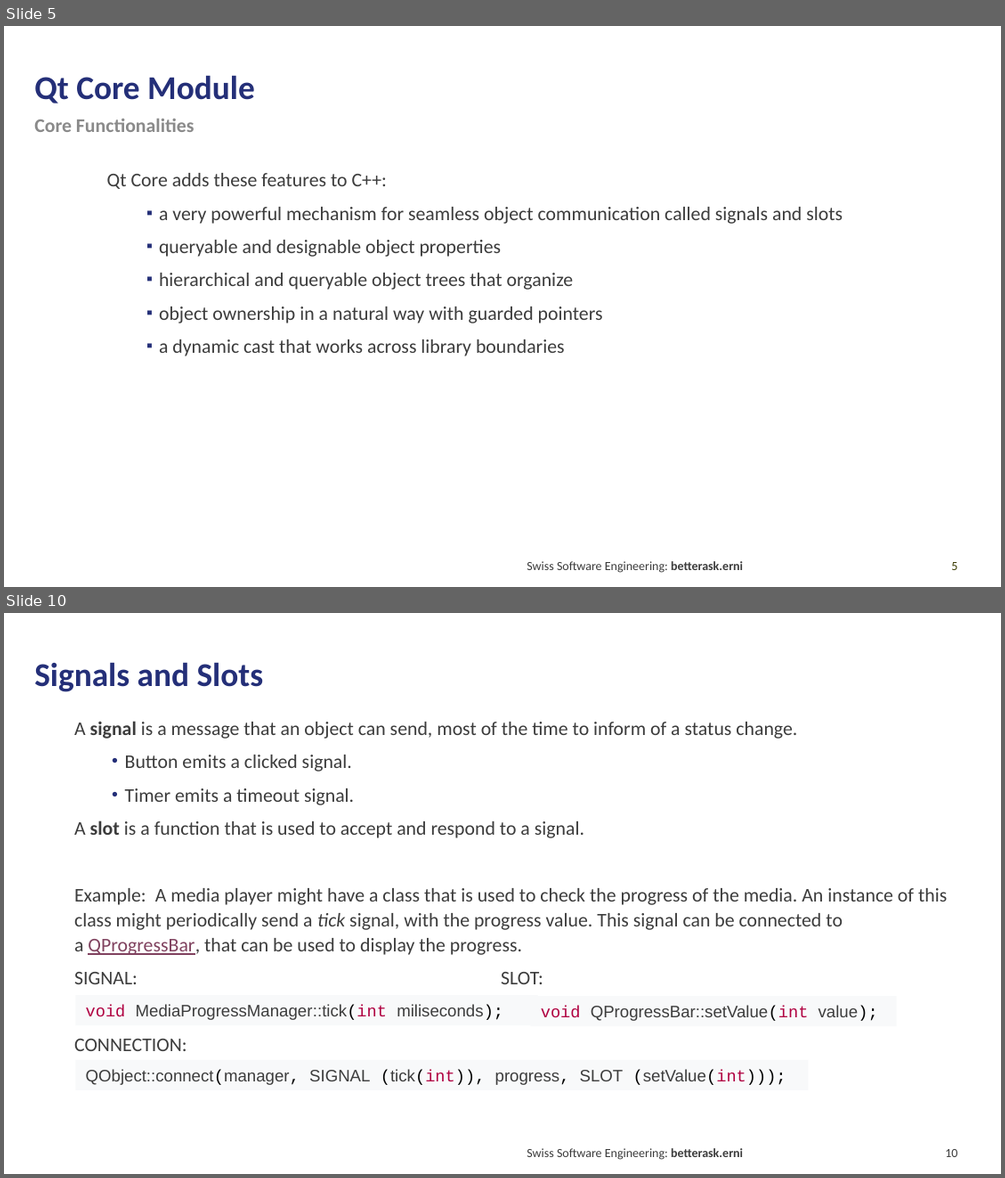
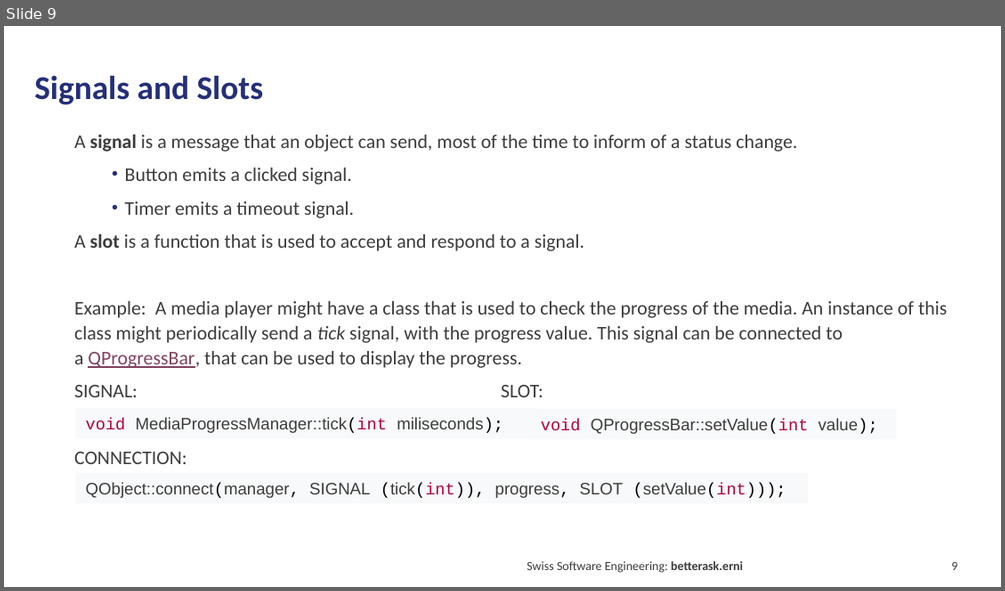
Before and after one commit to hebercosfer/qt_intro_demo, a slide deck: Qt Introduction.pptx. Shown one above the other, each under a label of ours: slides 5 and 10 before the commit, slide 9 after it; the slides between them are not shown. The pictures are 1005x1178 and 1005x591 pixels, drawn with LibreOffice and Linux fonts; fonts in the diff are those of the drawing. Boxes give left, top, right and bottom in pixels: in the first picture for what was removed or moved away, otherwise in the second. Text is boxed around its words. In the diff, an @@ line names an element or a change of style, - is before the commit and + after.

```diff
--- a/Qt Introduction.pptx
+++ b/Qt Introduction.pptx
@@ slide 5 removed at <box>4,26,1001,587</box>, background #FFFFFF @@
@@ title removed at <box>34,75,255,103</box> @@
-Qt Core Module
@@ text removed at <box>34,119,194,132</box> @@
-Core Functionalities
@@ text removed at <box>107,173,842,356</box> @@
-    Qt Core adds these features to C++:
-      ▪ a very powerful mechanism for seamless object communication called signals and slots
-      ▪ queryable and designable object properties
-      ▪ hierarchical and queryable object trees that organize
-      ▪ object ownership in a natural way with guarded pointers
-      ▪ a dynamic cast that works across library boundaries
@@ text removed at <box>526,561,743,572</box> @@
-Swiss Software Engineering: betterask.erni
@@ page number removed at <box>951,562,957,570</box> @@
-5
@@ what was slide 10 is now slide 9 @@
@@ page number at <box>951,562,957,570</box>: text changed @@
-10
+9
```
Also in this commit, not shown: 8 slides changed, 1 slide added, 3 other files.
